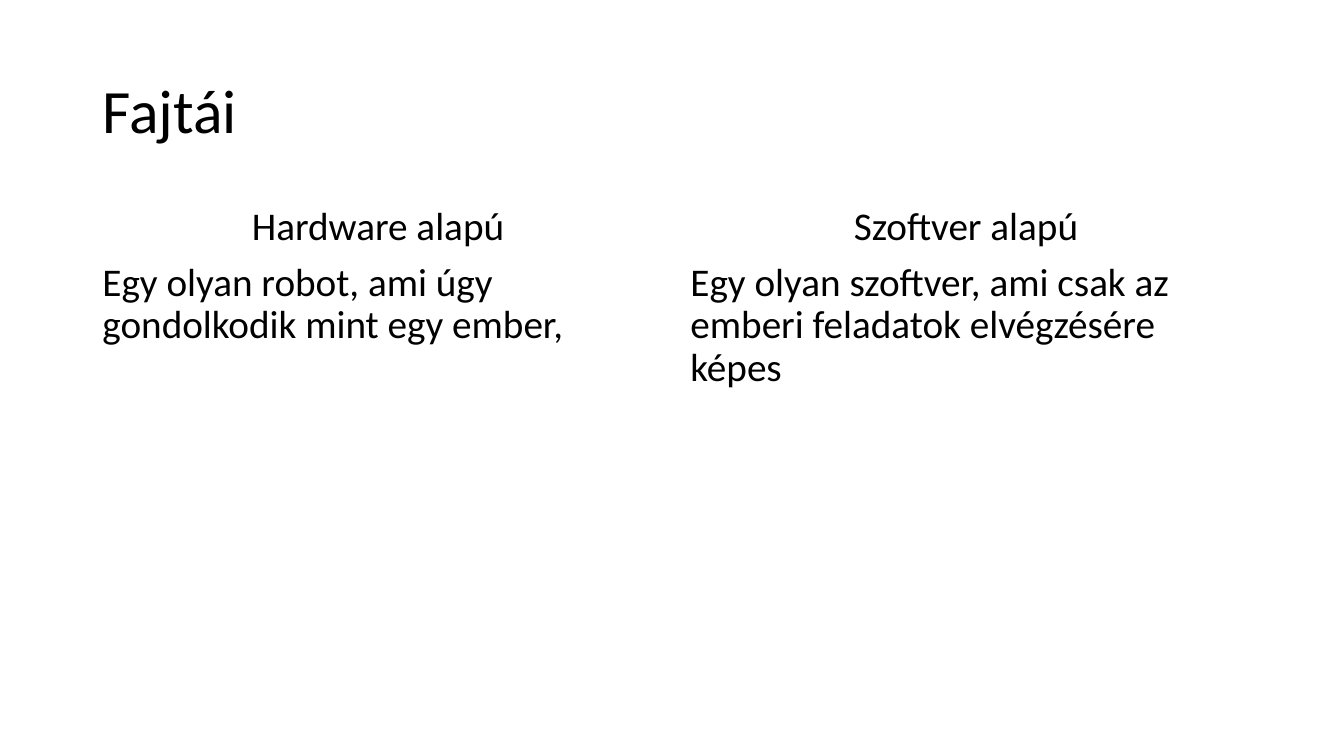
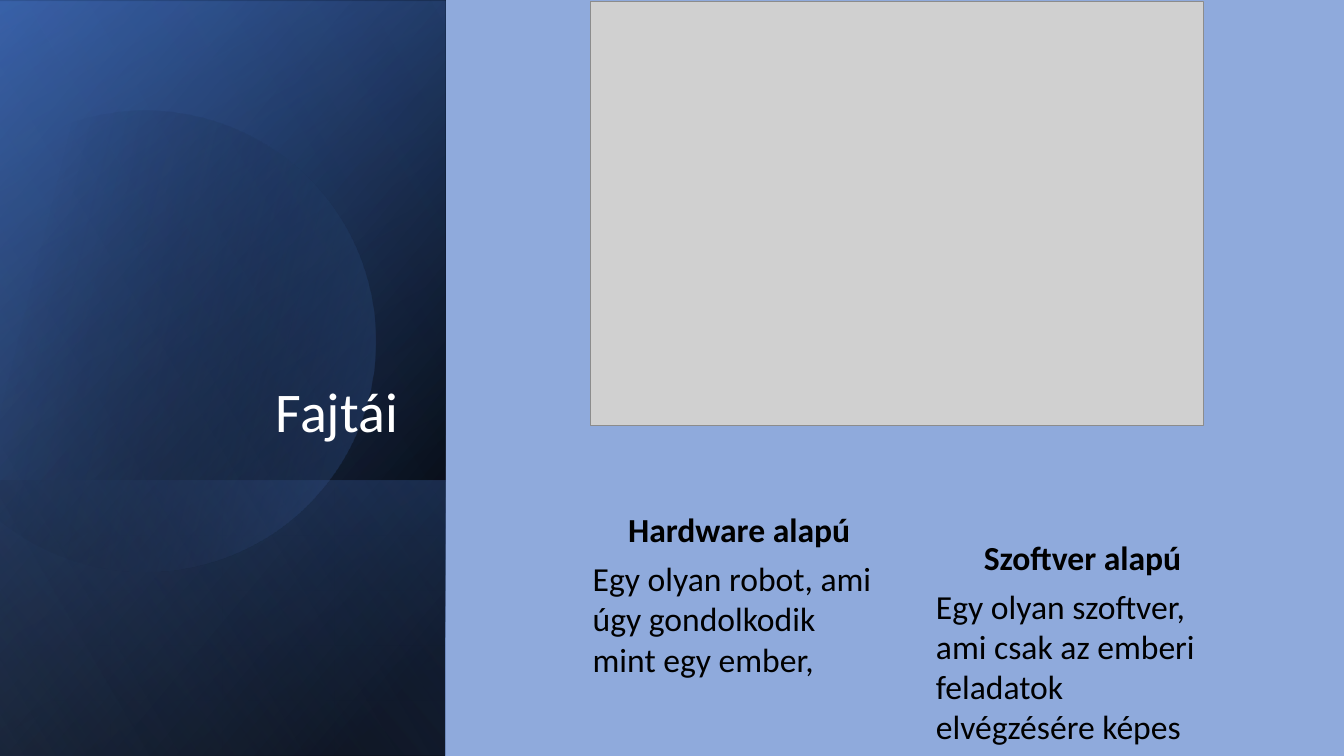
Before and after one commit to peterdaviid/ai-ppt, a slide deck: slide 6 of ai ppt.pptx (slide 5 before the commit). Drawn at 1344x756 pixels with LibreOffice and Linux fonts; fonts in the diff are those of the drawing; grey boxes stand for pictures. Boxes give left, top, right and bottom in pixels: in the first picture for what was removed or moved away, otherwise in the second. Text is boxed around its words. In the diff, an @@ line names an element or a change of style, - is before the commit and + after.

```diff
--- a/ai ppt.pptx
+++ b/ai ppt.pptx
@@ background #FFFFFF to #8FAADC @@
@@ rectangle added at <box>0,0,446,756</box>, fill gradient #000000 to #2F5597 @@
@@ rectangle added at <box>0,1,446,756</box>, fill gradient #000000 to #4472C4 @@
@@ rectangle added at <box>0,0,446,756</box>, fill gradient #000000 to #8FAADC @@
@@ picture added at <box>591,1,1204,425</box> @@
@@ freeform shape added at <box>0,56,431,618</box>, fill gradient #000000 to #4472C4 @@
@@ title "Fajtái": place and size @@
-title "Fajtái" at <box>102,90,236,144</box>
+title "Fajtái" at <box>276,393,398,442</box>
@@ title "Fajtái" at <box>276,393,398,442</box>: size 44 to 40 pt, text colour #000000 to #FFFFFF; alignment left to right; vertical alignment middle to bottom @@
@@ rectangle added at <box>0,480,446,756</box>, fill gradient #4472C4 to #000000 @@
@@ text "Hardware alapú": place and size @@
-text "Hardware alapú" at <box>102,212,563,345</box>
+text "Hardware alapú" at <box>593,518,872,678</box>
@@ text "Hardware alapú" at <box>593,518,872,678</box>: size 28 to 24 pt; bold on in "Hardware alapú"; line spacing 0.9 to 1; less space between paragraphs @@
@@ text "Szoftver alapú": place and size @@
-text "Szoftver alapú" at <box>690,212,1169,388</box>
+text "Szoftver alapú" at <box>936,546,1194,745</box>
@@ text "Szoftver alapú" at <box>936,546,1194,745</box>: size 28 to 24 pt; bold on in "Szoftver alapú"; line spacing 0.9 to 1; less space between paragraphs @@
```
Also in this commit, not shown: 8 other slides changed, 3 slides added, 2 slides removed.
